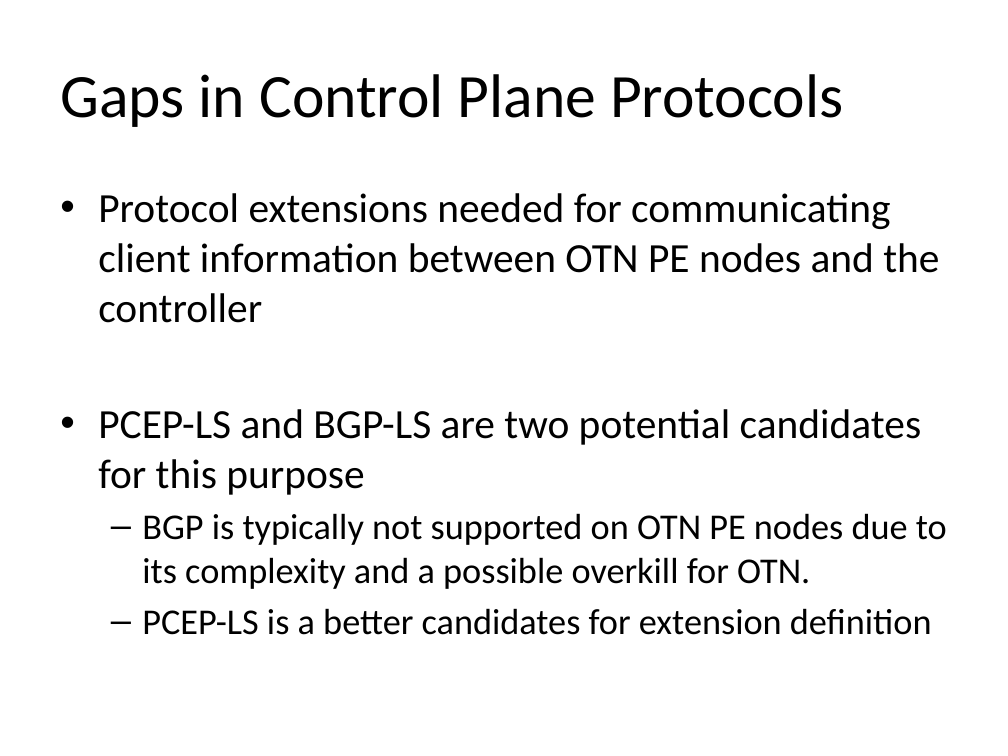
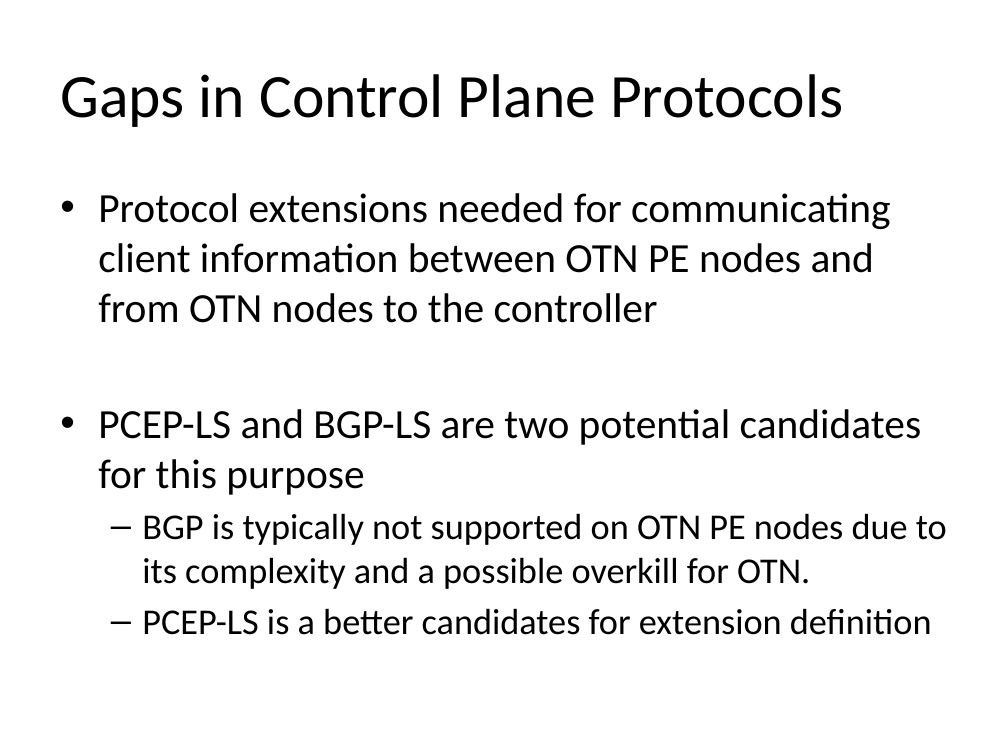
Before and after one commit to aguoietf/ietf-ccamp-optical2cloud-problem-statement, a slide deck: slide 6 of materials/slides-114-ccamp-optical-cloud.pptx. Drawn at 1008x756 pixels with LibreOffice and Linux fonts; fonts in the diff are those of the drawing. Boxes give left, top, right and bottom in pixels: in the first picture for what was removed or moved away, otherwise in the second. Text is boxed around its words. In the diff, an @@ line names an element or a change of style, - is before the commit and + after.

```diff
--- a/materials/slides-114-ccamp-optical-cloud.pptx
+++ b/materials/slides-114-ccamp-optical-cloud.pptx
@@ text at <box>98,193,890,323</box>: text changed @@
-• Protocol extensions needed for communicating client information between OTN PE nodes and the controller
+• Protocol extensions needed for communicating client information between OTN PE nodes and from OTN nodes to the controller
```
Also in this commit, not shown: 4 other slides changed, 1 slide added.
